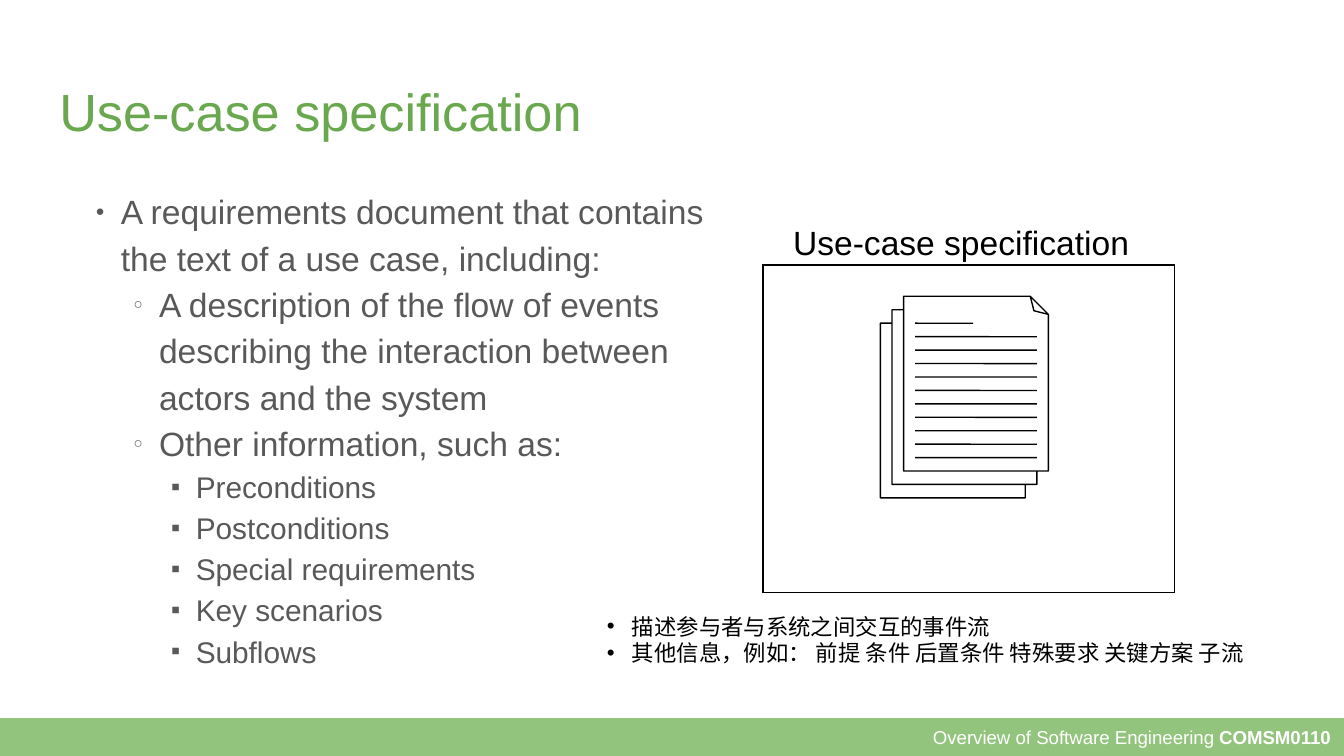
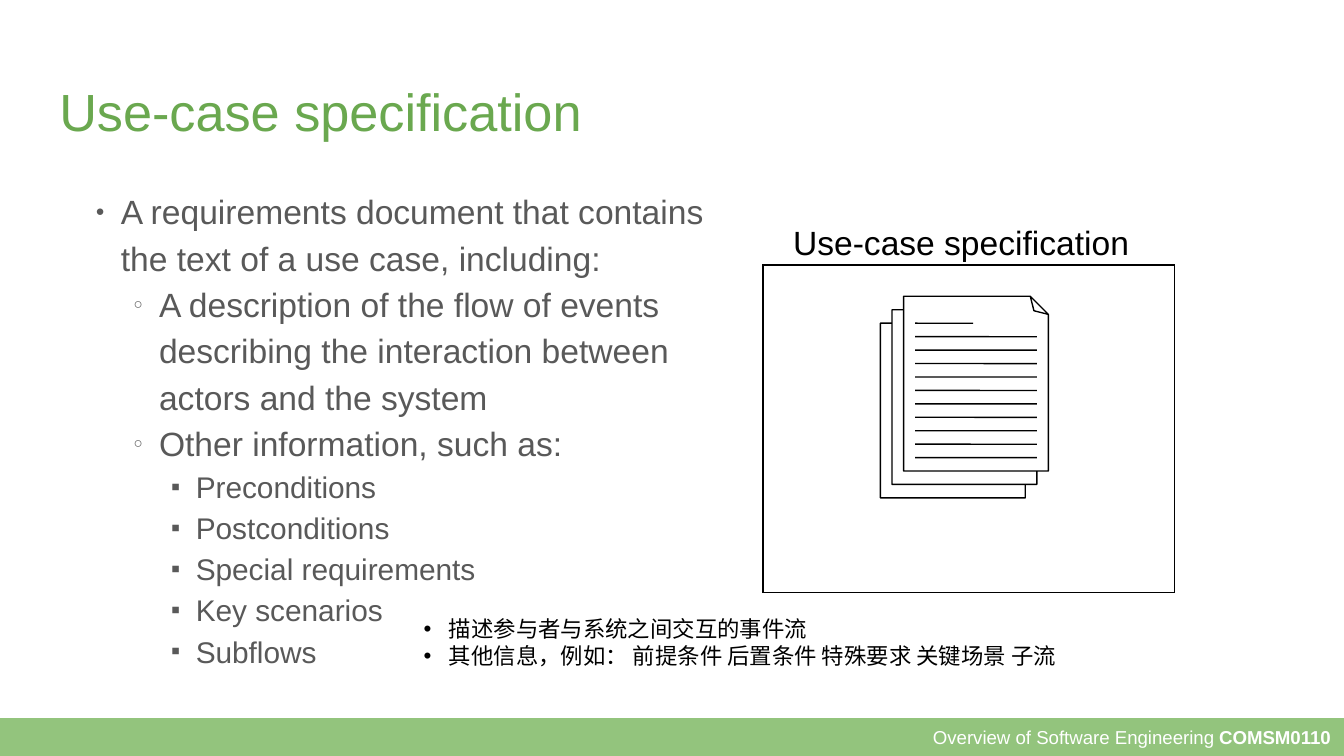
Before and after one commit to Kathy3665/coursesource, a slide deck: slide 36 of slides/3a - Requirements.odp. Drawn at 1344x756 pixels with LibreOffice and Linux fonts; fonts in the diff are those of the drawing. Boxes give left, top, right and bottom in pixels: in the first picture for what was removed or moved away, otherwise in the second. Text is boxed around its words. In the diff, an @@ line names an element or a change of style, - is before the commit and + after.

```diff
--- a/slides/3a - Requirements.odp
+++ b/slides/3a - Requirements.odp
@@ text "描述参与者与系统之间交互的事件流": place and size @@
-text "描述参与者与系统之间交互的事件流" at [632,616,1244,664]
+text "描述参与者与系统之间交互的事件流" at [449,618,1057,667]
@@ text at [449,645,1057,667]: text changed @@
-• 其他信息，例如： 前提 条件 后置条件 特殊要求 关键方案 子流
+• 其他信息，例如： 前提条件 后置条件 特殊要求 关键场景 子流
```
Also in this commit, not shown: 9 other slides changed, 1 other file.
